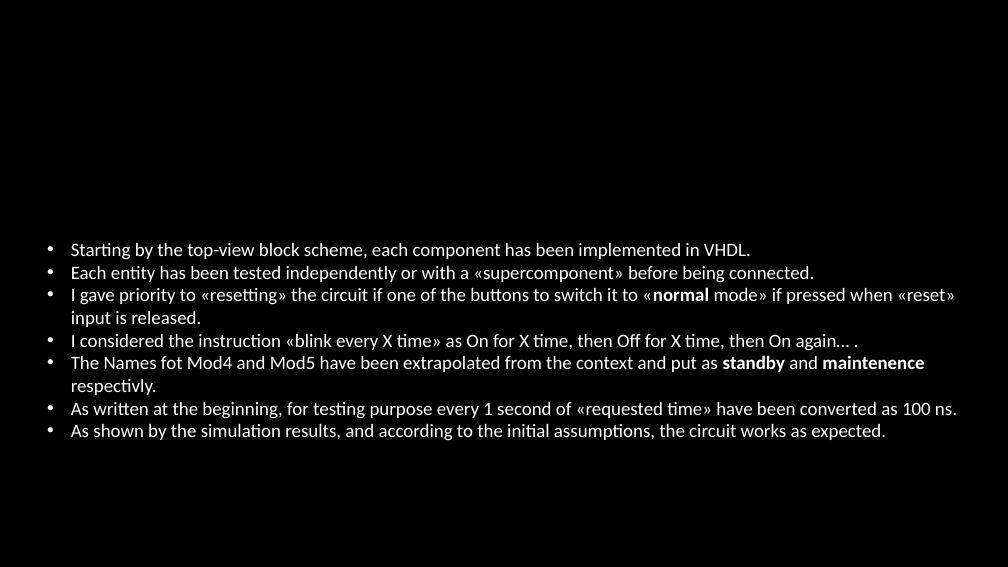
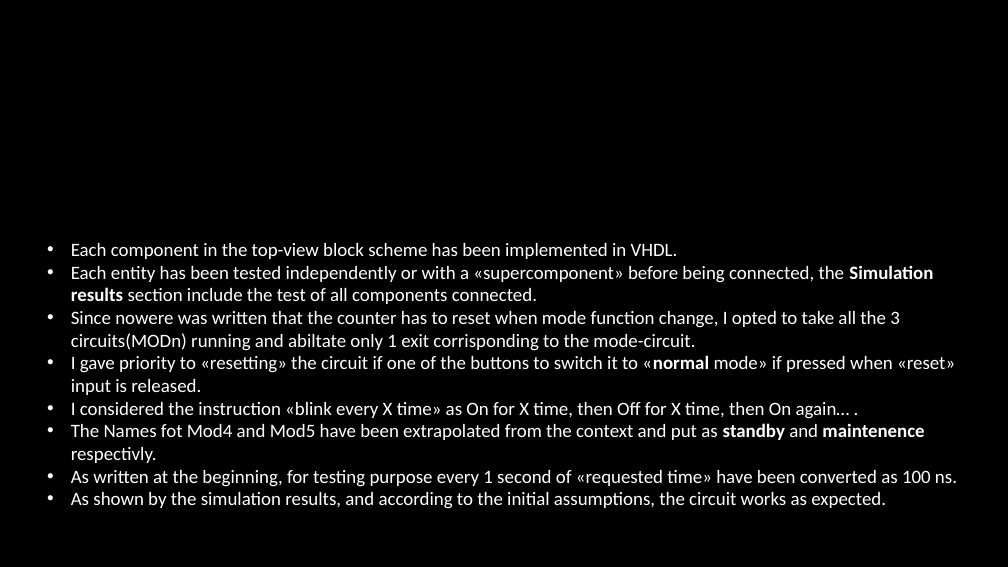
Before and after one commit to NanolathingStuff/Lab-XEM-6010-Project, a slide deck: slide 20 of Gruppo10_Silva.pptx. Drawn at 1008x567 pixels with LibreOffice and Linux fonts; fonts in the diff are those of the drawing; background and template pictures are left out. Boxes give left, top, right and bottom in pixels: in the first picture for what was removed or moved away, otherwise in the second. Text is boxed around its words. In the diff, an @@ line names an element or a change of style, - is before the commit and + after.

```diff
--- a/Gruppo10_Silva.pptx
+++ b/Gruppo10_Silva.pptx
@@ text at [71, 243, 933, 351]: text changed @@
-• Starting by the top-view block scheme, each component has been implemented in VHDL.
-• Each entity has been tested independently or with a «supercomponent» before being connected.
+• Each component in the top-view block scheme has been implemented in VHDL.
+• Each entity has been tested independently or with a «supercomponent» before being connected, the Simulation results section include the test of all components connected.
+• Since nowere was written that the counter has to reset when mode function change, I opted to take all the 3 circuits(MODn) running and abiltate only 1 exit corrisponding to the mode-circuit.
```
Also in this commit, not shown: 7 other slides changed, 19 other files.
